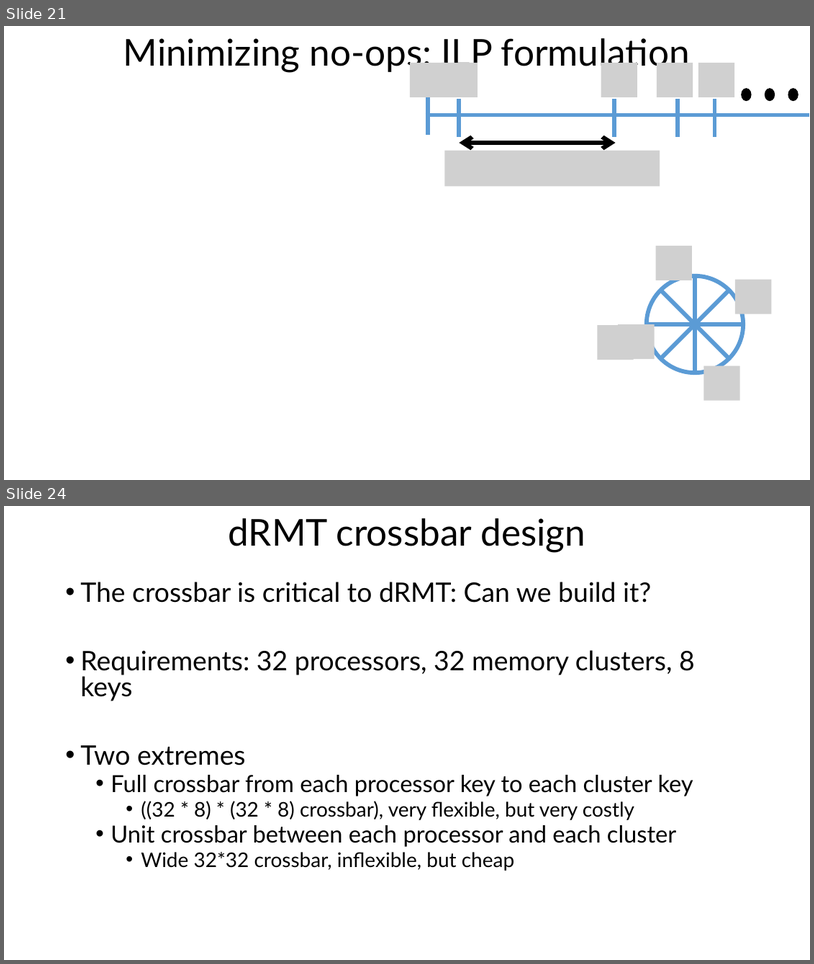
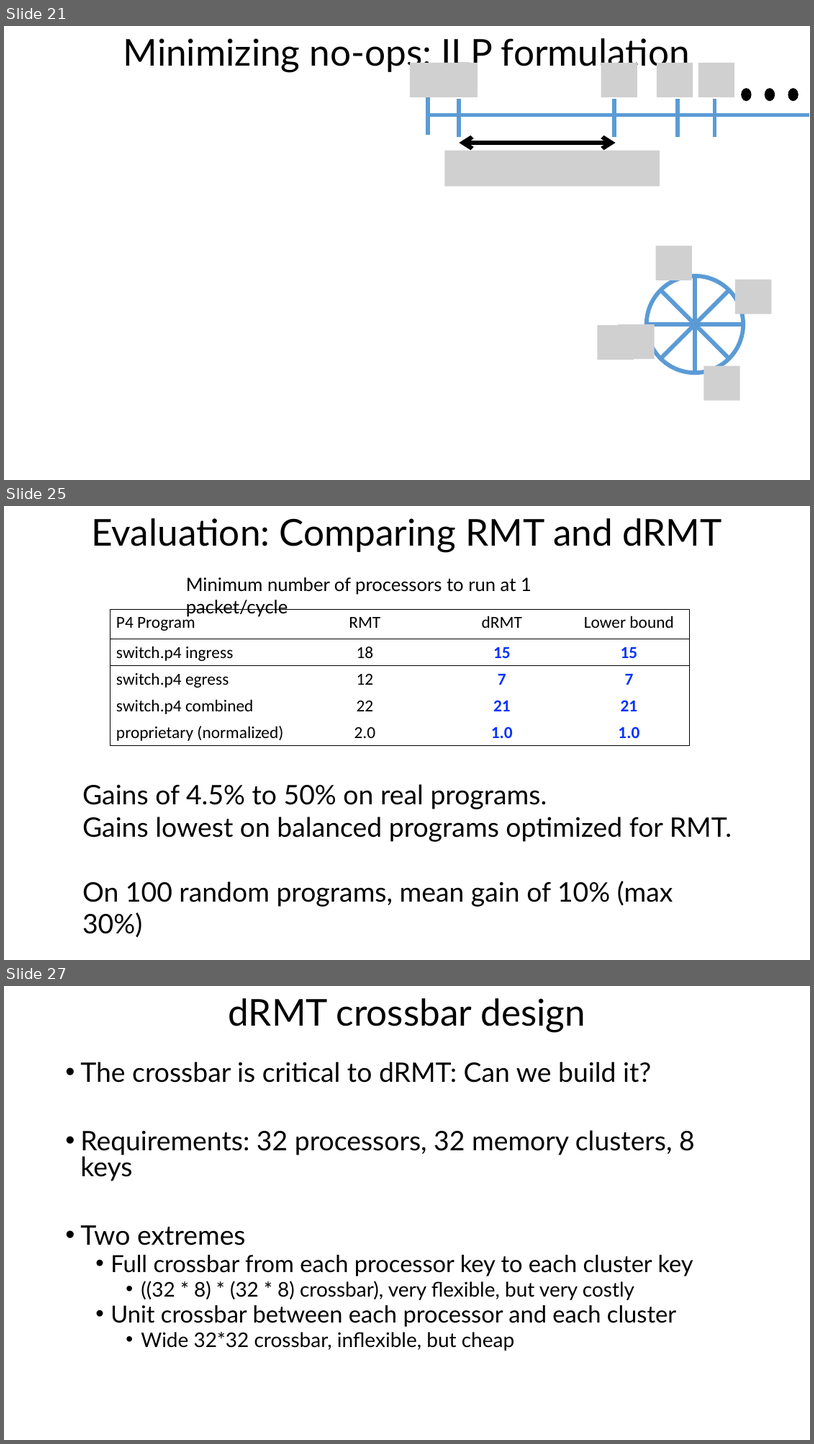
Before and after one commit to anirudhSK/drmt_talk, a slide deck: drmt_sigcomm.pptx. Shown one above the other, each under a label of ours: slides 21 and 24 before the commit, slides 21, 25 and 27 after it; the slides between them are not shown. The pictures are 814x964 and 814x1444 pixels, drawn with LibreOffice and Linux fonts; fonts in the diff are those of the drawing; grey boxes stand for pictures. Boxes give left, top, right and bottom in pixels: in the first picture for what was removed or moved away, otherwise in the second. Text is boxed around its words. In the diff, an @@ line names an element or a change of style, - is before the commit and + after.

```diff
--- a/drmt_sigcomm.pptx
+++ b/drmt_sigcomm.pptx
@@ slide 25 added at bbox=[4, 506, 810, 960], background #FFFFFF @@
@@ title added at bbox=[91, 518, 722, 553], 44 pt, text #000000 @@
+Evaluation: Comparing RMT and dRMT
@@ text added at bbox=[186, 577, 532, 617], 22 pt, text #000000 @@
+Minimum number of processors to run at 1 packet/cycle
@@ table added at bbox=[111, 609, 691, 746], 5 rows, 4 columns @@
+P4 Program | RMT | dRMT | Lower bound
+switch.p4 ingress | 18 | 15 | 15
+switch.p4 egress | 12 | 7 | 7
+switch.p4 combined | 22 | 21 | 21
+proprietary (normalized) | 2.0 | 1.0 | 1.0
@@ text added at bbox=[82, 784, 732, 906], 32 pt, text #000000 @@
+Gains of 4.5% to 50% on real programs.
+Gains lowest on balanced programs optimized for RMT.
+On 100 random programs, mean gain of 10% (max 30%)
@@ what was slide 24 is now slide 27 @@
```
Also in this commit, not shown: 1 slide changed, 3 other slides added, 1 slide removed.
